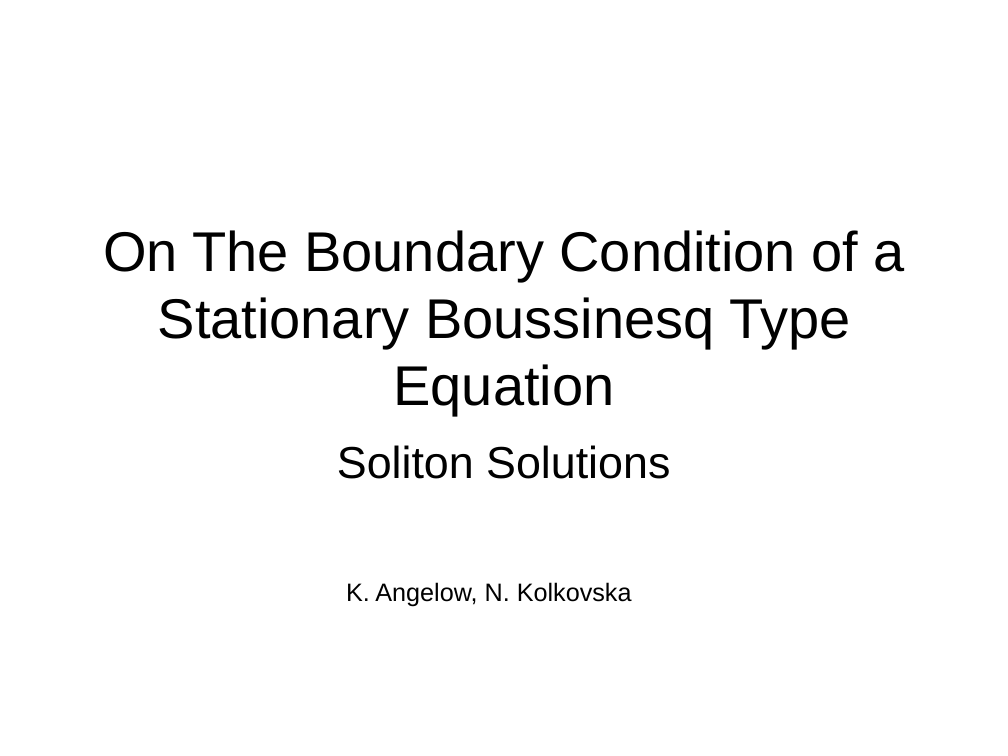
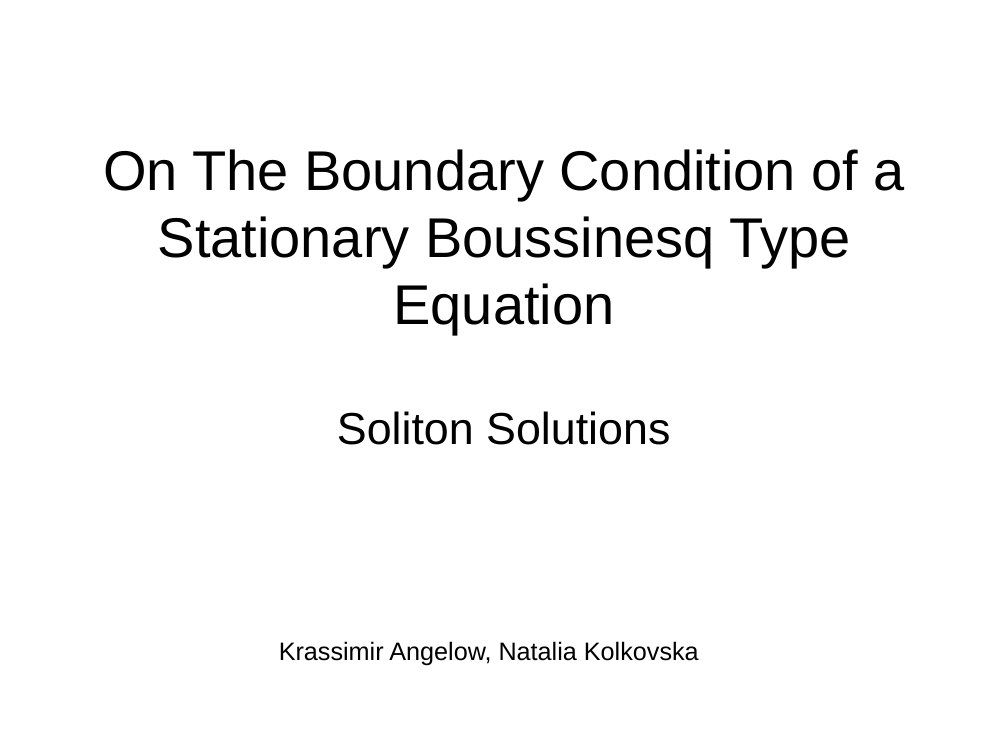
Before and after one commit to CloakMe/Boussinesq, a slide deck: slide 1 of Docu/Presentation Linz/Presentation.ppt. Drawn at 1008x756 pixels with LibreOffice and Linux fonts; fonts in the diff are those of the drawing. Boxes give left, top, right and bottom in pixels: in the first picture for what was removed or moved away, otherwise in the second. Text is boxed around its words. In the diff, an @@ line names an element or a change of style, - is before the commit and + after.

Commit message:
fin fin

```diff
--- a/Docu/Presentation Linz/Presentation.ppt
+++ b/Docu/Presentation Linz/Presentation.ppt
@@ title "On The Boundary Condition of ...": place and size @@
-title "On The Boundary Condition of ..." at bbox=[103, 230, 905, 415]
+title "On The Boundary Condition of ..." at bbox=[103, 149, 905, 334]
@@ subtitle "Soliton Solutions": place and size @@
-subtitle "Soliton Solutions" at bbox=[337, 445, 670, 479]
+subtitle "Soliton Solutions" at bbox=[337, 411, 670, 445]
@@ text at bbox=[279, 641, 699, 666]: text changed @@
-K. Angelow, N. Kolkovska
+Krassimir Angelow, Natalia Kolkovska
```
